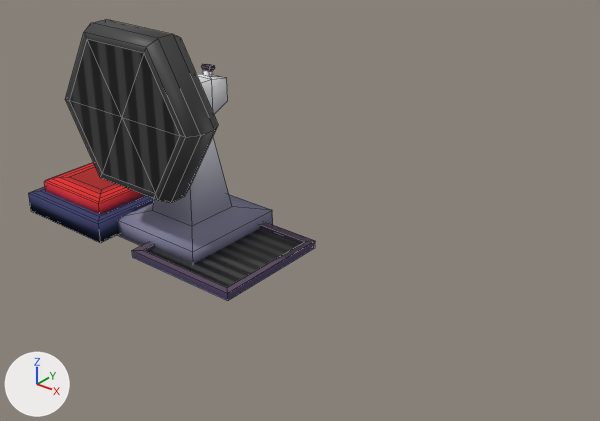
A saved change to the Blender file ModelFiles/InteractableObjects.blend.
Both versions are drawn from a camera (50 mm lens) standing at (9.78, -8.76, 6.79) and looking at (2.84, -0.09, 1.41). Lighting does not change. The marker at lower left points along +X, +Y and +Z. Mesh edges are drawn as thin lines.

Before the edit, the objects in view are built like this:
```python
me_cube = bpy.data.meshes.new('Cube')
me_cube.from_pydata(...)  # 20 vertices, 18 faces; spans x -1.0..1.0, y -1.0..1.0, z -1.0..1.0
me_cube.polygons.foreach_set('use_smooth', [True] * 18)
me_cube.materials.append(mat_material)  # picture img_finalgame_pallete_png
me_cube_003 = bpy.data.meshes.new('Cube.003')
me_cube_003.from_pydata(...)  # 39 vertices, 42 faces; spans x -1.51..1.53, y -0.34..0.35, z -1.33..1.3
me_cube_003.polygons.foreach_set('use_smooth', [True] * 42)
me_cube_003.materials.append(mat_grate)  # picture img_grate_text_png
me_plane_001 = bpy.data.meshes.new('Plane.001')
me_plane_001.from_pydata(...)  # 16 vertices, 16 faces; spans x -1.09..1.09, y -1.09..1.09, z -0.07..0.07
me_plane_001.materials.append(mat_material)  # picture img_finalgame_pallete_png
ob_button = bpy.data.objects.new('Button', me_cube)
ob_button.location = (-1.84, 0.0, 0.21)
ob_button.scale = (1.0, 1.0, 0.206)
ob_fan_shield = bpy.data.objects.new('Fan_Shield', me_cube_003)
ob_fan_shield.parent = ob_fan_motor
ob_fan_shield.matrix_parent_inverse = Matrix(((1.0, 0.0, 0.0, -4.089), (0.0, 1.0, 0.0, -0.423), (0.0, 0.0, 1.0, -2.561), (0.0, 0.0, 0.0, 1.0)))
ob_fan_shield.location = (4.038, -0.582, 2.475)
ob_grate = bpy.data.objects.new('Grate', me_plane_001)
ob_grate.location = (1.06, 0.11, 0.08)
# also in view: 'Fan_Motor' at (0.01, 0.35, 2.43); 'Fan_base' at (0.01, 0.42, 1.1); 'GratePlane' at (1.04, 0.11, 0.07); 'ButtonTop' at (-1.84, 0.0, 0.44)
```
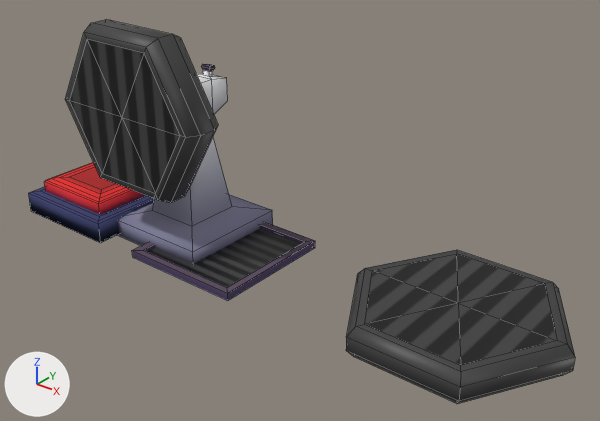
Location of each change, [x1, y1, x2, y2] in pixels of the pictures (600 x 421 px):
'FloorFan', added
    after: [346, 250, 575, 404]

The change, as a diff of the scene's bpy script:
```diff
--- a/ModelFiles/InteractableObjects.blend.py
+++ b/ModelFiles/InteractableObjects.blend.py
@@ ob_floorfan @@
+ob_floorfan = bpy.data.objects.new('FloorFan', me_cube_003.copy())  # the mesh of ob_fan_shield
+ob_floorfan.location = (5.8, -0.63, 1.02)
+ob_floorfan.rotation_euler = (4.712, 0.0, 0.0)  # degrees (270, 0, 0)
+ob_floorfan.scale = (1.0, 0.643, 1.0)
```
